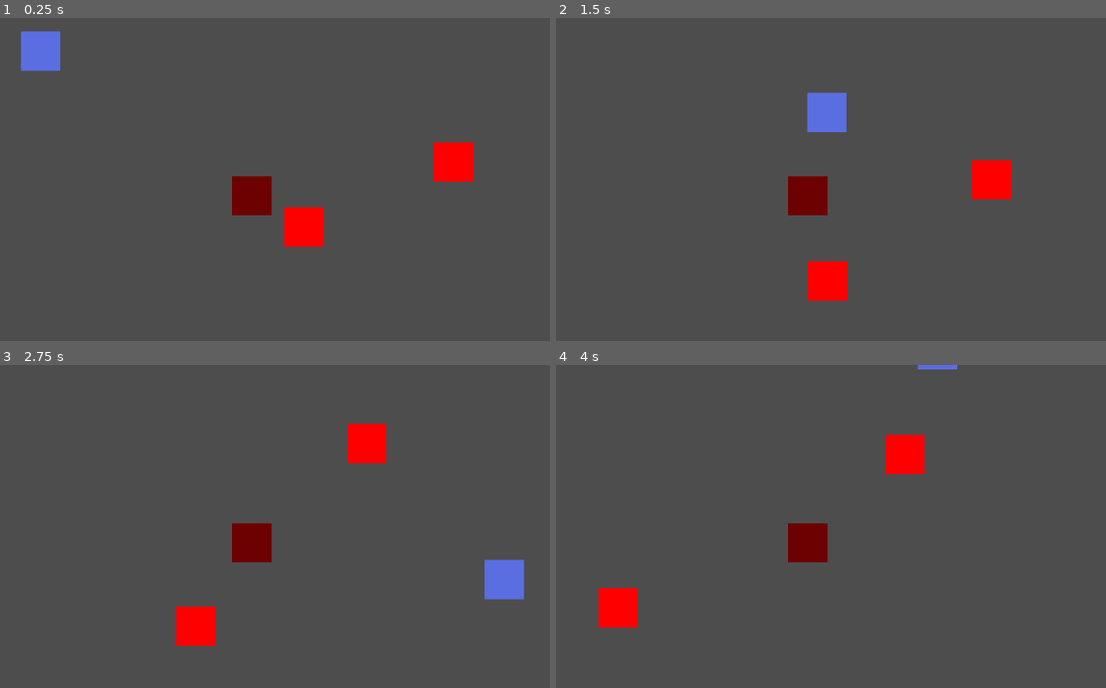
Above: before the commit, frames 1-4 (two rows, left to right).
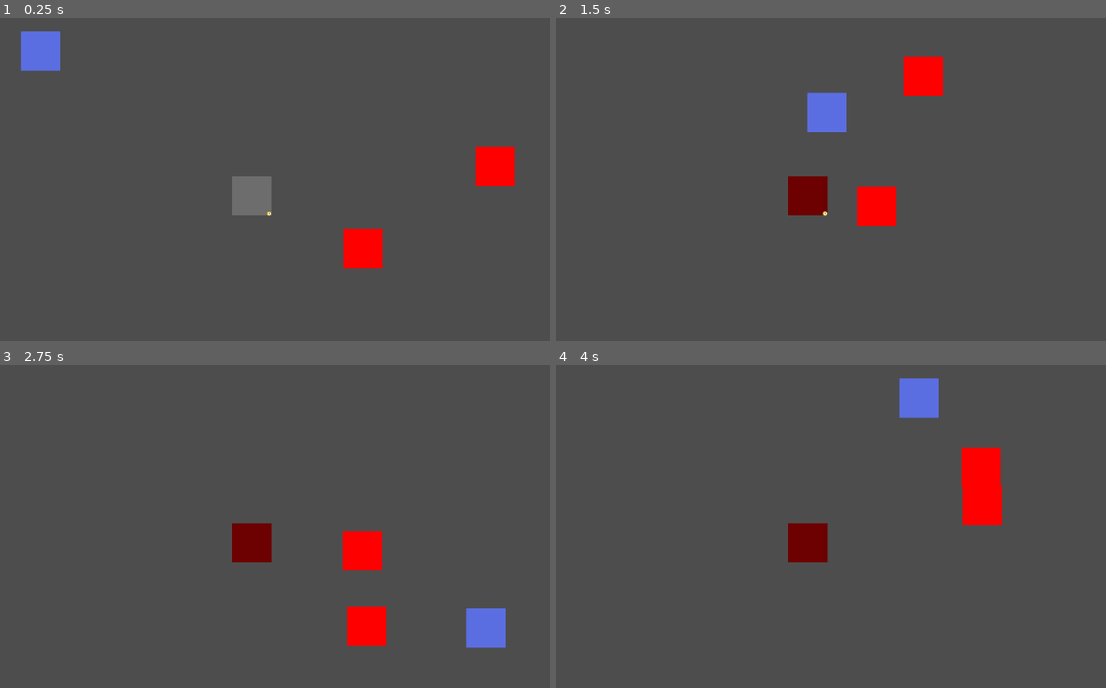
Above: after the commit, the same moments.

Repository: GoldenAppler-eng/Psyches-Dungeon
Game: Godot game, scene res://scenes/world.tscn
Two runs of this game, one before a commit and one after it. Both use one fixed random seed, a clock stepped at 60 frames per second and the inputs below.
Inputs:
- Up to frame 1 (0.25 s): no input
- Up to frame 2 (1.5 s): hold D (move_right) 0.53-1.28 s; tap Space (attack, bound only after the commit) at 0.6 s; hold S (move_down) from 1.28 s (still down); tap E (open_chest) at 1.35 s
- Up to frame 3 (2.75 s): tap Space (attack, bound only after the commit) at 1.55, 2.1 s; release S (move_down) at 2.03 s; hold D (move_right) from 2.03 s (still down)
- Up to frame 4 (4 s): release D (move_right) at 2.78 s; hold W (move_up) 2.78-3.53 s; tap Space (attack, bound only after the commit) at 2.85, 3.8 s; hold A (move_left) from 3.53 s (still down); tap E (open_chest) at 3.6 s

The runs differ from the first frame. In frame 1, 4.4% of the frame differs, in the area x 42-94%, y 38-78%; in frame 2, 3.5%; in frame 3, 5.3%, in the area x 32-96%, y 18-88%; in frame 4, 4.5%.

Commit message:
Changed collision masks and added melee combat system

Diff:
--- a/prefabs/chest.tscn
+++ b/prefabs/chest.tscn
@@ -10,6 +10,8 @@
 size = Vector2(80, 80)
 
 [node name="chest" type="StaticBody2D"]
+collision_layer = 256
+collision_mask = 0
 script = ExtResource("1_e66pm")
 
 [node name="Sprite2D" type="Sprite2D" parent="."]
@@ -18,10 +20,13 @@
 [node name="CollisionShape2D" type="CollisionShape2D" parent="."]
 shape = SubResource("RectangleShape2D_cc70g")
 
-[node name="Area2D" type="Area2D" parent="."]
+[node name="OpenArea" type="Area2D" parent="."]
+collision_layer = 0
+collision_mask = 4
+monitorable = false
 
-[node name="CollisionShape2D" type="CollisionShape2D" parent="Area2D"]
+[node name="CollisionShape2D" type="CollisionShape2D" parent="OpenArea"]
 shape = SubResource("RectangleShape2D_fa4qy")
 
-[connection signal="body_entered" from="Area2D" to="." method="_on_area_2d_player_entered"]
-[connection signal="body_exited" from="Area2D" to="." method="_on_area_2d_player_exited"]
+[connection signal="body_entered" from="OpenArea" to="." method="_on_area_2d_player_entered"]
+[connection signal="body_exited" from="OpenArea" to="." method="_on_area_2d_player_exited"]
--- a/prefabs/coin.tscn
+++ b/prefabs/coin.tscn
@@ -4,9 +4,11 @@
 [ext_resource type="Texture2D" uid="uid://bpyf7saiuylga" path="res://sprites/tmp-coin-8x8.png" id="1_qq32q"]
 
 [sub_resource type="CircleShape2D" id="CircleShape2D_7trh6"]
-radius = 4.0
+radius = 6.0
 
 [node name="coin" type="StaticBody2D"]
+collision_layer = 512
+collision_mask = 256
 script = ExtResource("1_mys2i")
 
 [node name="Sprite2D" type="Sprite2D" parent="."]
@@ -14,11 +16,13 @@
 
 [node name="CollisionShape2D" type="CollisionShape2D" parent="."]
 shape = SubResource("CircleShape2D_7trh6")
-disabled = true
 
-[node name="Area2D" type="Area2D" parent="."]
+[node name="PickupArea" type="Area2D" parent="."]
+collision_layer = 0
+collision_mask = 6
+monitorable = false
 
-[node name="CollisionShape2D" type="CollisionShape2D" parent="Area2D"]
+[node name="CollisionShape2D" type="CollisionShape2D" parent="PickupArea"]
 shape = SubResource("CircleShape2D_7trh6")
 
-[connection signal="body_entered" from="Area2D" to="." method="_on_area_2d_player_entered"]
+[connection signal="body_entered" from="PickupArea" to="." method="_on_area_2d_player_entered"]
--- a/prefabs/enemy.tscn
+++ b/prefabs/enemy.tscn
@@ -1,16 +1,54 @@
-[gd_scene load_steps=4 format=3 uid="uid://du3tmqtt127gu"]
+[gd_scene load_steps=7 format=3 uid="uid://du3tmqtt127gu"]
 
 [ext_resource type="Texture2D" uid="uid://clf6cmjveh5tc" path="res://sprites/red-64x64.png" id="1_gyx74"]
 [ext_resource type="Script" path="res://scripts/enemy.gd" id="1_smd3p"]
+[ext_resource type="PackedScene" uid="uid://3v1d7p2qk7hi" path="res://prefabs/coin.tscn" id="2_s3tct"]
 
 [sub_resource type="RectangleShape2D" id="RectangleShape2D_kjina"]
 size = Vector2(64, 64)
 
+[sub_resource type="RectangleShape2D" id="RectangleShape2D_l30rr"]
+size = Vector2(100, 100)
+
+[sub_resource type="CircleShape2D" id="CircleShape2D_1cfmq"]
+radius = 17.0294
+
 [node name="enemy" type="CharacterBody2D"]
+collision_layer = 8
+collision_mask = 3
 script = ExtResource("1_smd3p")
+dropped_item = ExtResource("2_s3tct")
 
 [node name="Sprite2D" type="Sprite2D" parent="."]
 texture = ExtResource("1_gyx74")
 
 [node name="CollisionShape2D" type="CollisionShape2D" parent="."]
 shape = SubResource("RectangleShape2D_kjina")
+
+[node name="EnemyHitbox" type="Area2D" parent="."]
+collision_layer = 64
+collision_mask = 0
+monitoring = false
+
+[node name="CollisionShape2D" type="CollisionShape2D" parent="EnemyHitbox"]
+shape = SubResource("RectangleShape2D_l30rr")
+
+[node name="DamagerHitbox" type="Area2D" parent="."]
+unique_name_in_owner = true
+position = Vector2(50, 0)
+collision_layer = 0
+collision_mask = 32
+monitorable = false
+
+[node name="CollisionShape2D" type="CollisionShape2D" parent="DamagerHitbox"]
+shape = SubResource("CircleShape2D_1cfmq")
+
+[node name="AttackCooldownTimer" type="Timer" parent="."]
+unique_name_in_owner = true
+wait_time = 3.0
+
+[node name="InvincibilityTimer" type="Timer" parent="."]
+unique_name_in_owner = true
+
+[connection signal="timeout" from="AttackCooldownTimer" to="." method="_on_attack_cooldown_timer_timeout"]
+[connection signal="timeout" from="InvincibilityTimer" to="." method="_on_invincibility_timer_timeout"]
--- a/prefabs/player.tscn
+++ b/prefabs/player.tscn
@@ -6,7 +6,15 @@
 [sub_resource type="RectangleShape2D" id="RectangleShape2D_826fu"]
 size = Vector2(64, 64)
 
+[sub_resource type="RectangleShape2D" id="RectangleShape2D_5u5iw"]
+size = Vector2(80, 80)
+
+[sub_resource type="CircleShape2D" id="CircleShape2D_v5vp4"]
+radius = 30.0666
+
 [node name="player" type="CharacterBody2D"]
+collision_layer = 4
+collision_mask = 259
 script = ExtResource("1_s62gp")
 
 [node name="Sprite2D" type="Sprite2D" parent="."]
@@ -18,4 +26,26 @@
 [node name="InvinciblityTimer" type="Timer" parent="."]
 unique_name_in_owner = true
 
+[node name="PlayerHitbox" type="Area2D" parent="."]
+collision_layer = 32
+monitoring = false
+
+[node name="CollisionShape2D" type="CollisionShape2D" parent="PlayerHitbox"]
+shape = SubResource("RectangleShape2D_5u5iw")
+
+[node name="DamagerHitbox" type="Area2D" parent="."]
+unique_name_in_owner = true
+position = Vector2(64, 0)
+collision_layer = 128
+collision_mask = 64
+monitorable = false
+
+[node name="CollisionShape2D" type="CollisionShape2D" parent="DamagerHitbox"]
+shape = SubResource("CircleShape2D_v5vp4")
+
+[node name="AttackCooldownTimer" type="Timer" parent="."]
+unique_name_in_owner = true
+wait_time = 0.5
+
 [connection signal="timeout" from="InvinciblityTimer" to="." method="_on_invinciblity_timer_timeout"]
+[connection signal="timeout" from="AttackCooldownTimer" to="." method="_on_attack_cooldown_timer_timeout"]
--- a/prefabs/trap.tscn
+++ b/prefabs/trap.tscn
@@ -10,6 +10,8 @@
 size = Vector2(64, 64)
 
 [node name="trap" type="StaticBody2D"]
+collision_layer = 16
+collision_mask = 0
 script = ExtResource("1_4d2cc")
 
 [node name="Sprite2D" type="Sprite2D" parent="."]
@@ -19,15 +21,18 @@
 shape = SubResource("RectangleShape2D_fr2w3")
 disabled = true
 
-[node name="Area2D" type="Area2D" parent="."]
+[node name="ActivatedArea" type="Area2D" parent="."]
+collision_layer = 0
+collision_mask = 12
+monitorable = false
 
-[node name="CollisionShape2D" type="CollisionShape2D" parent="Area2D"]
+[node name="CollisionShape2D" type="CollisionShape2D" parent="ActivatedArea"]
 shape = SubResource("RectangleShape2D_p88kq")
 
 [node name="ResetTimer" type="Timer" parent="."]
 unique_name_in_owner = true
 wait_time = 5.0
 
-[connection signal="body_entered" from="Area2D" to="." method="_on_area_2d_player_entered"]
-[connection signal="body_exited" from="Area2D" to="." method="_on_area_2d_player_exited"]
+[connection signal="body_entered" from="ActivatedArea" to="." method="_on_area_2d_body_entered"]
+[connection signal="body_exited" from="ActivatedArea" to="." method="_on_area_2d_body_exited"]
 [connection signal="timeout" from="ResetTimer" to="." method="_on_reset_timer_timeout"]
--- a/project.godot
+++ b/project.godot
@@ -59,6 +59,25 @@
 , Object(InputEventKey,"resource_local_to_scene":false,"resource_name":"","device":-1,"window_id":0,"alt_pressed":false,"shift_pressed":false,"ctrl_pressed":false,"meta_pressed":false,"pressed":false,"keycode":0,"physical_keycode":4194309,"key_label":0,"unicode":0,"echo":false,"script":null)
 ]
 }
+attack={
+"deadzone": 0.5,
+"events": [Object(InputEventKey,"resource_local_to_scene":false,"resource_name":"","device":-1,"window_id":0,"alt_pressed":false,"shift_pressed":false,"ctrl_pressed":false,"meta_pressed":false,"pressed":false,"keycode":0,"physical_keycode":32,"key_label":0,"unicode":32,"echo":false,"script":null)
+, Object(InputEventKey,"resource_local_to_scene":false,"resource_name":"","device":-1,"window_id":0,"alt_pressed":false,"shift_pressed":false,"ctrl_pressed":false,"meta_pressed":false,"pressed":false,"keycode":0,"physical_keycode":4194325,"key_label":0,"unicode":0,"echo":false,"script":null)
+]
+}
+
+[layer_names]
+
+2d_physics/layer_1="default"
+2d_physics/layer_2="background"
+2d_physics/layer_3="player"
+2d_physics/layer_4="enemy"
+2d_physics/layer_5="trap"
+2d_physics/layer_6="player_hitbox"
+2d_physics/layer_7="enemy_hitbox"
+2d_physics/layer_8="player_damager_hitbox"
+2d_physics/layer_9="obstacles"
+2d_physics/layer_10="coin"
 
 [rendering]
 
--- a/scenes/world.tscn
+++ b/scenes/world.tscn
@@ -1,8 +1,9 @@
-[gd_scene load_steps=4 format=3 uid="uid://dnwlwrgqvy87g"]
+[gd_scene load_steps=5 format=3 uid="uid://dnwlwrgqvy87g"]
 
 [ext_resource type="PackedScene" uid="uid://di8bojp8w0r88" path="res://prefabs/player.tscn" id="1_kx658"]
 [ext_resource type="PackedScene" uid="uid://ln8wdsnv7xo2" path="res://prefabs/trap.tscn" id="2_shu8v"]
 [ext_resource type="PackedScene" uid="uid://du3tmqtt127gu" path="res://prefabs/enemy.tscn" id="3_ngs8r"]
+[ext_resource type="PackedScene" uid="uid://3v1d7p2qk7hi" path="res://prefabs/coin.tscn" id="4_uxhf4"]
 
 [node name="world" type="Node2D"]
 
@@ -12,8 +13,13 @@
 [node name="trap" parent="." instance=ExtResource("2_shu8v")]
 position = Vector2(410, 290)
 
-[node name="enemy" parent="." instance=ExtResource("3_ngs8r")]
-position = Vector2(489, 370)
+[node name="enemy" parent="." node_paths=PackedStringArray("target_player") instance=ExtResource("3_ngs8r")]
+position = Vector2(633, 418)
+target_player = NodePath("../player")
 
-[node name="enemy2" parent="." instance=ExtResource("3_ngs8r")]
-position = Vector2(709, 264)
+[node name="enemy2" parent="." node_paths=PackedStringArray("target_player") instance=ExtResource("3_ngs8r")]
+position = Vector2(848, 284)
+target_player = NodePath("../player")
+
+[node name="coin" parent="." instance=ExtResource("4_uxhf4")]
+position = Vector2(438, 319)
--- a/scripts/SignalBus.gd
+++ b/scripts/SignalBus.gd
@@ -4,3 +4,4 @@
 signal coin_collected
 signal chest_opened
 signal trap_activated(activated_by_body : Node2D)
+signal enemy_death(is_gold : bool)
--- a/scripts/chest.gd
+++ b/scripts/chest.gd
@@ -3,7 +3,7 @@
 var _player_nearby := false
 var _opened := false
 
-func _process(delta) -> void:
+func _process(delta: float) -> void:
 	if not _player_nearby or _opened:
 		return
 
@@ -23,10 +23,8 @@
 	else:
 		print("a new skeleton pal!")
 
-func _on_area_2d_player_entered(body) -> void:
-	if body is Player:
-		_player_nearby = true
+func _on_area_2d_player_entered(body: Node2D) -> void:
+	_player_nearby = true
 
-func _on_area_2d_player_exited(body):
-	if body is Player:
-		_player_nearby = false
+func _on_area_2d_player_exited(body: Node2D) -> void:
+	_player_nearby = false
--- a/scripts/coin.gd
+++ b/scripts/coin.gd
@@ -1,6 +1,5 @@
 extends StaticBody2D
 
-func _on_area_2d_player_entered(body) -> void:
-	if body is Player:
-		GlobalSignalBus.coin_collected.emit()
-		queue_free()
+func _on_area_2d_player_entered(body : Node2D) -> void:
+	GlobalSignalBus.coin_collected.emit()
+	queue_free()
--- a/scripts/enemy.gd
+++ b/scripts/enemy.gd
@@ -1,52 +1,111 @@
 class_name Enemy
 extends DamagableBody2D
 
-const MAX_SPEED := 30000.0
-const SCATTER_RANGE := 20.0
-const SCATTER_RANGE_DISPLACEMENT_MAX := 5.0
+const MAX_SPEED := 10000.0
+const GOLD_CHANCE := .4
+const DAMAGE := 10
+const KNOCKBACK_MODIFIER := 20
+const STOP_DISTANCE := 50
 
-const GOLD_CHANCE := .4
+@export var max_health : int = 100
 
-var target_position : Vector2
+@onready var damager_hitbox : Area2D = $%DamagerHitbox
+@onready var attack_cooldown_timer : Timer = $%AttackCooldownTimer
+@onready var invincibility_timer : Timer = $%InvincibilityTimer
 
+@export var target_player : Player
+@export var dropped_item : PackedScene
+
+var damager_hitbox_offset : float
 var speed := MAX_SPEED
 
-var is_golden := false
+var _is_golden := false
+var _attack_ready := false
+var _charging := false
+var _invincible := false
 
 func _ready() -> void:
+	health = max_health
+	damager_hitbox_offset = damager_hitbox.position.x
+
 	if randf() <= GOLD_CHANCE:
-		is_golden = true
-
-	generate_new_target()
+		_is_golden = true
 
 func _physics_process(delta : float) -> void:
-	_enemy_movement(delta)
+	_check_health()
 
-func _enemy_movement(delta : float) -> void:
-	if (global_position.distance_to(target_position) < 10):
-		generate_new_target()
+	var horizontal_direction : float = sign(target_player.global_position.x - global_position.x)
+	var vertical_direction : float = sign(target_player.global_position.y - global_position.y)
 
-	var horizontal_direction : int = sign(target_position.x - global_position.x)
-	var vertical_direction : int = sign(target_position.y - global_position.y);
+	if global_position.distance_to(target_player.global_position) < STOP_DISTANCE or _invincible:
+		horizontal_direction = 0
+		vertical_direction = 0
 
-	if horizontal_direction and vertical_direction :
-		speed = MAX_SPEED * sin(deg_to_rad(45))
-	else:
-		speed = MAX_SPEED
+	_enemy_movement(horizontal_direction, vertical_direction, delta)
+	_enemy_anim(horizontal_direction, vertical_direction, delta)
+	_enemy_attack(delta)
 
+func _check_health() -> void:
+	if health <= 0:
+		_die()
+
+func _enemy_movement(horizontal_direction : float, vertical_direction : float, delta : float) -> void:
 	velocity.x = horizontal_direction * speed * delta
 	velocity.y = vertical_direction * speed * delta
 
+	if horizontal_direction > 0:
+		damager_hitbox.position.x = damager_hitbox_offset
+	elif horizontal_direction < 0:
+		damager_hitbox.position.x = -damager_hitbox_offset
+
 	move_and_slide()
 
-func enemy_anim() -> void:
-	if is_golden:
+func _enemy_anim(horizontal_direction : float, vertical_direction : float, delta : float) -> void:
+	if _is_golden:
 		modulate = Color(215, 190, 0, 255)
 
+func _enemy_attack(delta: float) -> void:
+	if damager_hitbox.has_overlapping_areas():
+		if not _charging:
+			_charging = true
+			attack_cooldown_timer.start()
+
+		if _attack_ready:
+			_attack_ready = false
+
+			for area in damager_hitbox.get_overlapping_areas():
+				if area.owner is Player:
+					var player : Player = area.owner as Player
+					player.apply_damage(DAMAGE)
+
+func _die() -> void:
+	if _is_golden:
+		var item : Node = dropped_item.instantiate()
+		get_parent().add_child(item)
+		item.global_position = global_position
+
+	GlobalSignalBus.enemy_death.emit(_is_golden)
+
+	queue_free()
+
 func apply_damage(amt : int) -> void:
-	pass
+	if _invincible:
+		return
 
-# change this later
-func generate_new_target() -> void:
-	var displacement := Vector2(randf_range(-SCATTER_RANGE_DISPLACEMENT_MAX, SCATTER_RANGE_DISPLACEMENT_MAX), randf_range(-SCATTER_RANGE_DISPLACEMENT_MAX, SCATTER_RANGE_DISPLACEMENT_MAX)) + Vector2(sign(randf_range(-1, 1)) * SCATTER_RANGE, sign(randf_range(-1, 1)) * SCATTER_RANGE)
-	target_position = global_position + displacement
+	_invincible = true
+	invincibility_timer.start()
+
+	velocity.x = -velocity.x * KNOCKBACK_MODIFIER
+	velocity.y = -velocity.y * KNOCKBACK_MODIFIER
+
+	move_and_slide()
+
+	health -= amt
+	print("Enemy has taken " + str(amt) + " damage!")
+
+func _on_attack_cooldown_timer_timeout() -> void:
+	_attack_ready = true;
+	_charging = false
+
+func _on_invincibility_timer_timeout() -> void:
+	_invincible = false
--- a/scripts/player.gd
+++ b/scripts/player.gd
@@ -2,23 +2,31 @@
 extends DamagableBody2D
 
 const MAX_SPEED := 30000.0
+const DAMAGE := 10
 
 @onready var invinciblity_timer : Timer = $%InvinciblityTimer
+@onready var attack_cooldown_timer : Timer = $%AttackCooldownTimer
+@onready var damager_hitbox: Area2D = $%DamagerHitbox
 
 var speed := MAX_SPEED
-var invincible := false
+
+var _invincible := false
+var _attack_ready := true
+
+var damager_hitbox_offset : float
 
 func _ready() -> void:
-	pass
+	damager_hitbox_offset = damager_hitbox.position.x
 
 func _physics_process(delta : float) -> void:
-	_player_movement(delta)
-	_player_anim(delta)
-
-func _player_movement(delta : float) -> void:
 	var horizontal_direction := Input.get_axis("move_left", "move_right")
 	var vertical_direction := Input.get_axis("move_up", "move_down");
 
+	_player_movement(horizontal_direction, vertical_direction, delta)
+	_player_anim(horizontal_direction, vertical_direction, delta)
+	_player_attack(delta)
+
+func _player_movement(horizontal_direction : float, vertical_direction : float, delta : float) -> void:
 	if horizontal_direction and vertical_direction :
 		speed = MAX_SPEED * sin(deg_to_rad(45))
 	else:
@@ -27,26 +35,46 @@
 	velocity.x = horizontal_direction * speed * delta
 	velocity.y = vertical_direction * speed * delta
 
+	if horizontal_direction > 0:
+		damager_hitbox.position.x = damager_hitbox_offset;
+	elif horizontal_direction < 0:
+		damager_hitbox.position.x = -damager_hitbox_offset;
+
 	move_and_slide()
 
-func _player_anim(delta : float) -> void:
+func _player_anim(horizontal_direction : float, vertical_direction : float, delta : float) -> void:
 	var r := modulate.r
 	var g := modulate.g
 	var b := modulate.b
 
-	if invincible:
+	if _invincible:
 		modulate = Color(r, g, b, 50)
 	else:
 		modulate = Color(r, g, b, 255)
 
+func _player_attack(delta : float) -> void:
+	if not _attack_ready:
+		return
+
+	if Input.is_action_just_pressed("attack"):
+		_attack_ready = false
+		attack_cooldown_timer.start()
+
+		for area in damager_hitbox.get_overlapping_areas():
+			if area.owner is Enemy:
+				var enemy : Enemy = area.owner as Enemy
+				enemy.apply_damage(DAMAGE)
+
 func apply_damage(amt : int) -> void:
-	if invincible:
+	if _invincible:
 		return
 
 	print("Took " + str(amt) + " damage!")
-	invincible = true
+	_invincible = true
 	invinciblity_timer.start()
 
+func _on_invinciblity_timer_timeout() -> void:
+	_invincible = false
 
-func _on_invinciblity_timer_timeout() -> void:
-	invincible = false
+func _on_attack_cooldown_timer_timeout() -> void:
+	_attack_ready = true
--- a/scripts/trap.gd
+++ b/scripts/trap.gd
@@ -17,23 +17,22 @@
 	for body in _damaged_bodies:
 		body.apply_damage(TRAP_DAMAGE)
 
-func _on_area_2d_player_entered(body : Node2D) -> void:
-	if body is DamagableBody2D:
-		reset_timer.stop()
+func _on_area_2d_body_entered(body : Node2D) -> void:
+	reset_timer.stop()
 
-		if not activated:
+	if not activated:
+		if body is Player:
 			GlobalSignalBus.trap_activated.emit(body)
 
-			activated = true
+		activated = true
 
-		if activated:
-			_damaged_bodies.append(body as DamagableBody2D)
+	if activated:
+		_damaged_bodies.append(body as DamagableBody2D)
 
 
-func _on_area_2d_player_exited(body : Node2D) -> void:
-	if body is DamagableBody2D:
-		if _damaged_bodies.has(body):
-			_damaged_bodies.remove_at(_damaged_bodies.find(body))
+func _on_area_2d_body_exited(body : Node2D) -> void:
+	if _damaged_bodies.has(body):
+		_damaged_bodies.remove_at(_damaged_bodies.find(body))
 
 	if _damaged_bodies.is_empty():
 		reset_timer.start()
Not shown: 1 places in prefabs/player.tscn that only renumber resources
